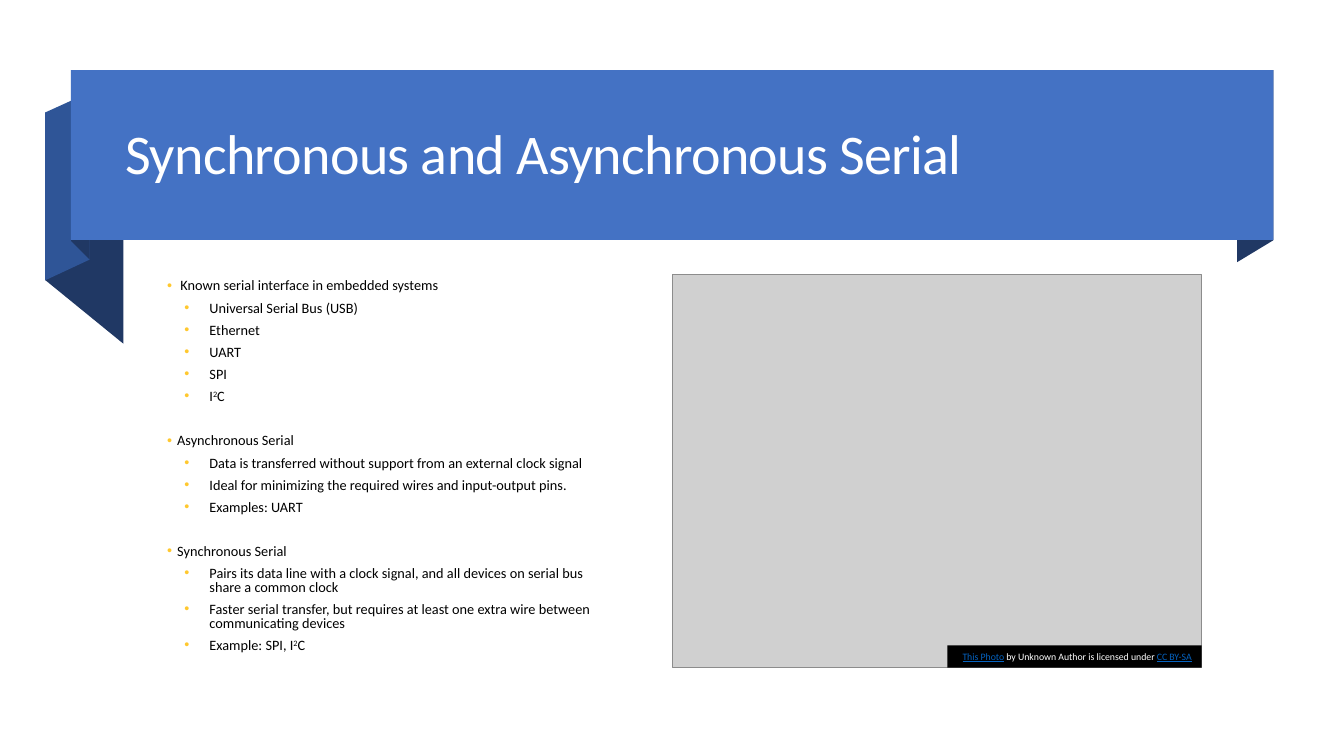
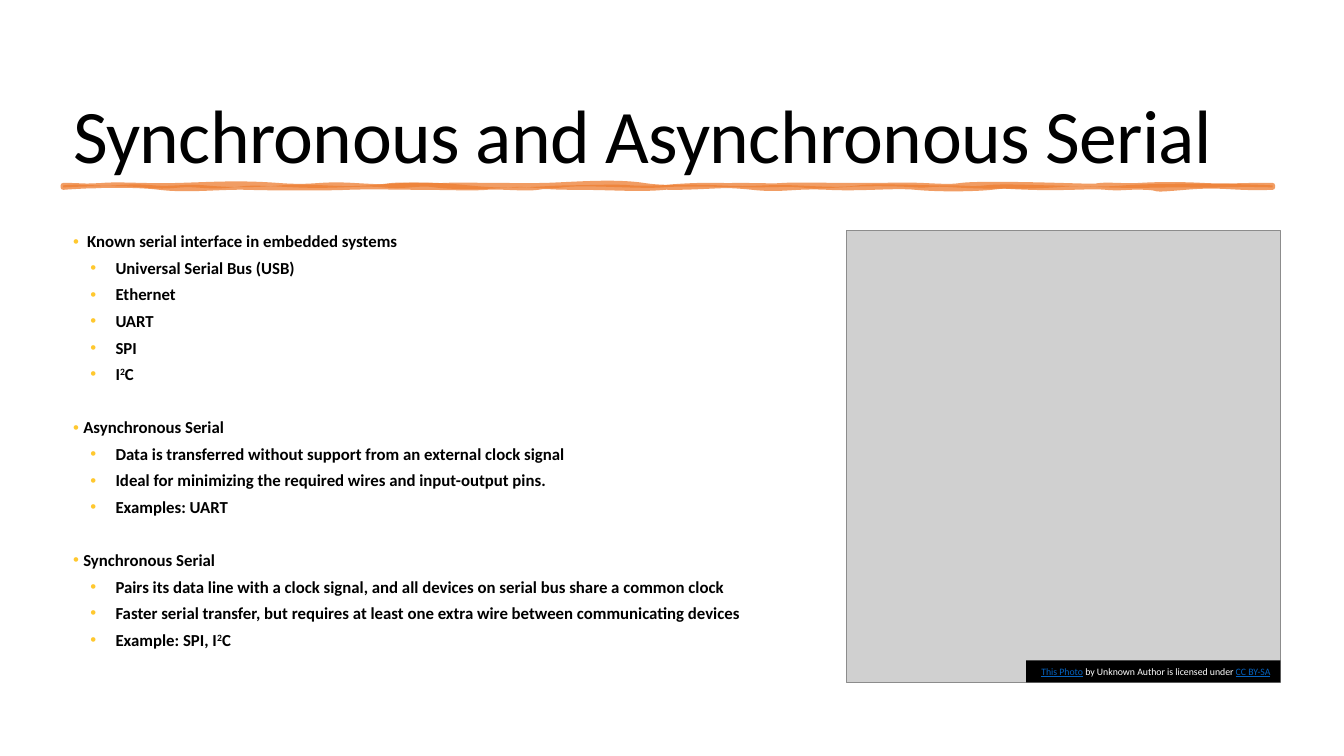
Before and after one commit to fxwalsh/IoT-Protocols-2026, a slide deck: slide 5 of topic-04/talk-4/Serial Bus Comms.pptx. Drawn at 1344x756 pixels with LibreOffice and Linux fonts; fonts in the diff are those of the drawing; grey boxes stand for pictures. Boxes give left, top, right and bottom in pixels: in the first picture for what was removed or moved away, otherwise in the second. Text is boxed around its words. In the diff, an @@ line names an element or a change of style, - is before the commit and + after.

```diff
--- a/topic-04/talk-4/Serial Bus Comms.pptx
+++ b/topic-04/talk-4/Serial Bus Comms.pptx
@@ text "Synchronous and Asynchronous Serial" moved from (x1=126, y1=135, x2=961, y2=183) to (x1=73, y1=110, x2=1212, y2=176) @@
@@ text "Synchronous and Asynchronous Serial" at (x1=73, y1=110, x2=1212, y2=176): size 40 to 54 pt, text colour #FFFFFF to #000000; vertical alignment middle to bottom @@
@@ group removed at (x1=45, y1=71, x2=1273, y2=344): 4 freeform shapes, 1 rectangle @@
@@ freeform shape added at (x1=64, y1=186, x2=1273, y2=188), fill #ED7D31 at 75% opacity, outline #ED7D31 3.5 pt @@
@@ text "Known serial interface in embedded ..." moved from (x1=177, y1=280, x2=590, y2=653) to (x1=83, y1=235, x2=740, y2=649) @@
@@ text "Known serial interface in embedded ..." at (x1=83, y1=235, x2=740, y2=649): size 10.2 to 12 pt, bold on; line spacing 0.8 to 0.9 @@
@@ picture resized from (x1=673, y1=275, x2=1202, y2=668) to (x1=846, y1=231, x2=1280, y2=683) @@
@@ rectangle "This Photo by Unknown Author ..." moved from (x1=948, y1=645, x2=1202, y2=667) to (x1=1026, y1=660, x2=1280, y2=683) @@
```
Also in this commit, not shown: 5 other slides changed, 36 other files.
